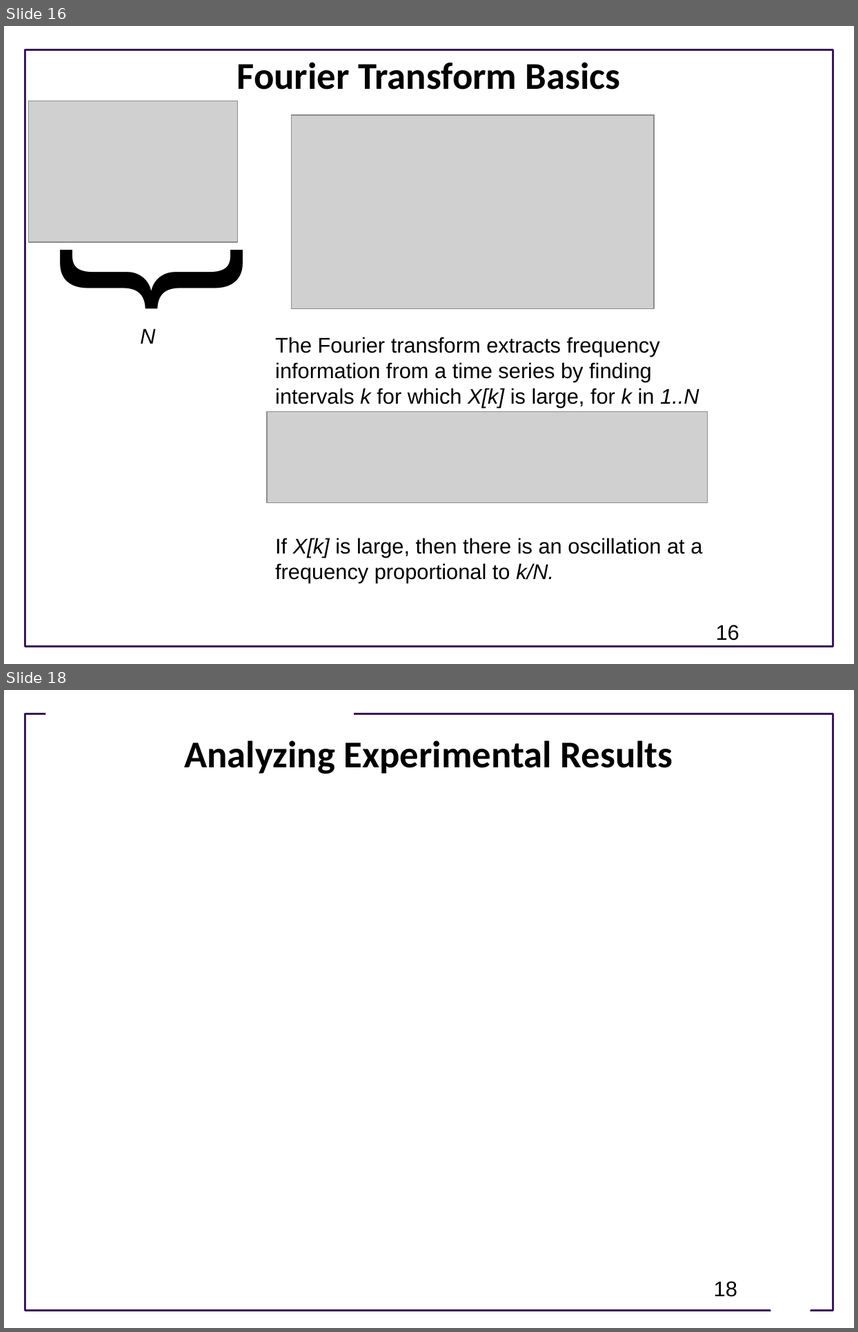
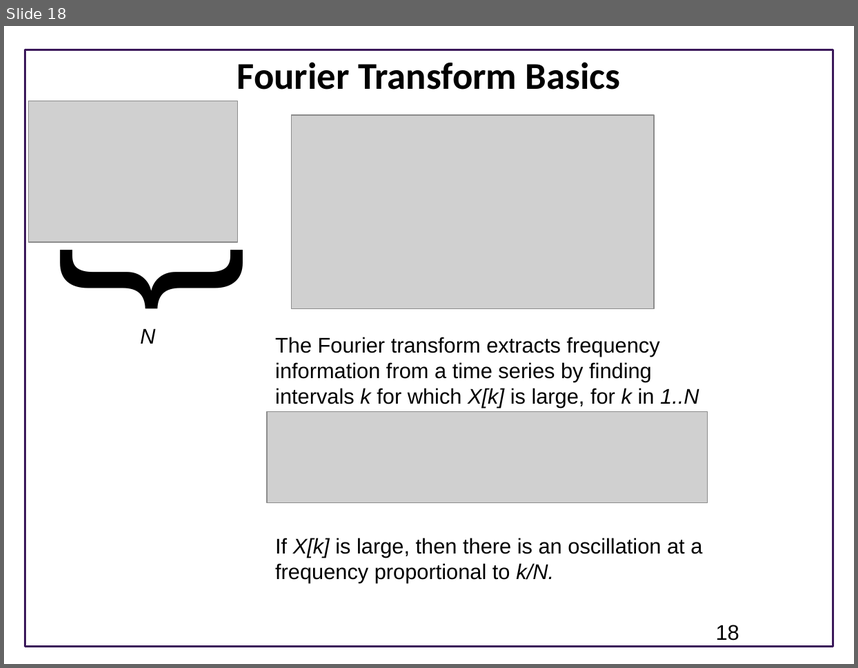
Before and after one commit to ModelEngineering/BIOEN-437, a slide deck: Lectures/Design-Of-Experiments/doe_overview.pptx. Shown one above the other, each under a label of ours: slides 16 and 18 before the commit, slide 18 after it; the slides between them are not shown. The pictures are 858x1332 and 858x668 pixels, drawn with LibreOffice and Linux fonts; fonts in the diff are those of the drawing; grey boxes stand for pictures; background and template pictures are left out. Boxes give left, top, right and bottom in pixels: in the first picture for what was removed or moved away, otherwise in the second. Text is boxed around its words. In the diff, an @@ line names an element or a change of style, - is before the commit and + after.

```diff
--- a/Lectures/Design-Of-Experiments/doe_overview.pptx
+++ b/Lectures/Design-Of-Experiments/doe_overview.pptx
@@ slide 18 removed at [4,690,854,1328], background #FFFFFF; not listed: 1 template element that a slide beside it also shows @@
@@ rectangle removed at [45,704,353,725] @@
@@ title removed at [184,740,673,774] @@
-Analyzing Experimental Results
@@ page number removed at [714,1281,737,1297] @@
-18
@@ trapezoid removed at [763,1280,818,1317] @@
@@ what was slide 16 is now slide 18 @@
@@ page number at [716,624,740,640]: text changed @@
-16
+18
```
Also in this commit, not shown: 10 slides changed, 2 slides added, 2 other slides removed.
